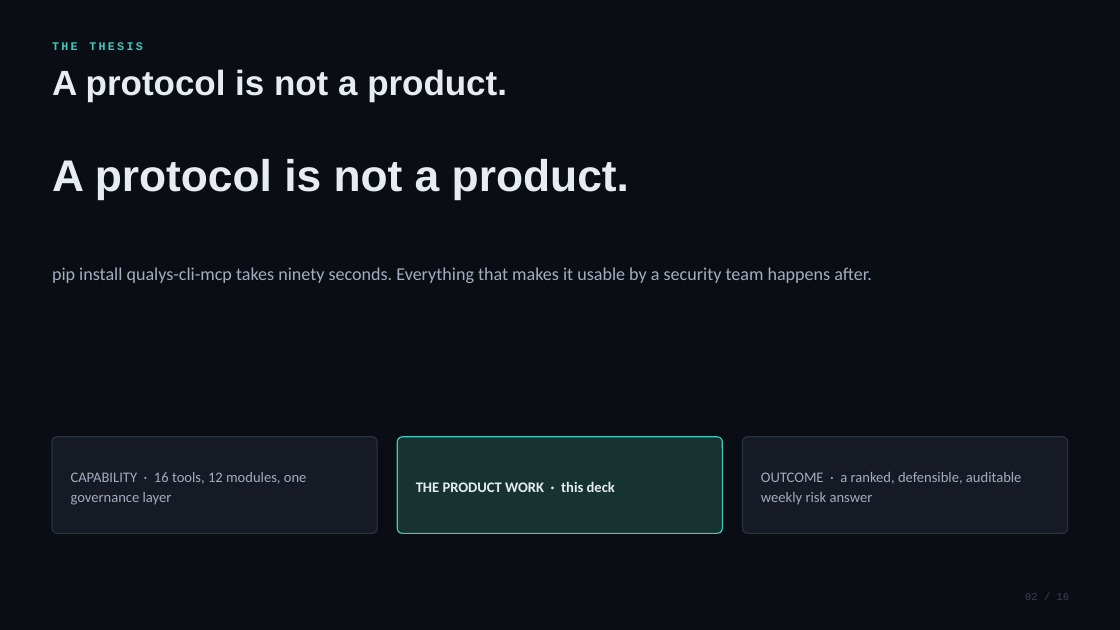
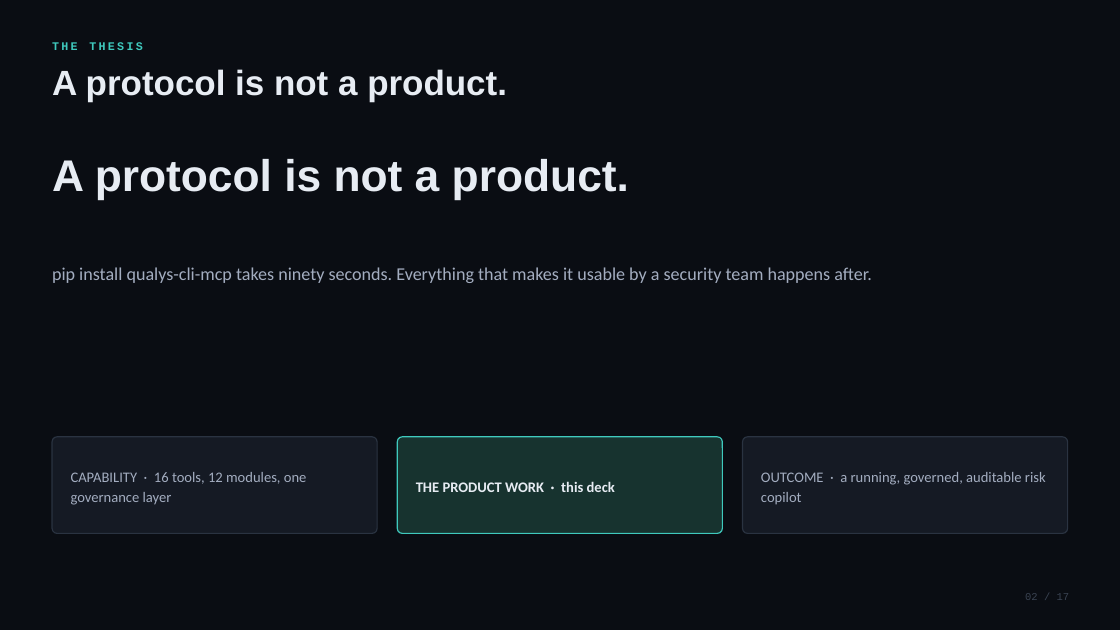
Before and after one commit to mayukhg/qualys-mcp-app, a slide deck: slide 2 of portfolio/risk-copilot-deck-tight.pptx. Drawn at 1120x630 pixels with LibreOffice and Linux fonts; fonts in the diff are those of the drawing. Boxes give left, top, right and bottom in pixels: in the first picture for what was removed or moved away, otherwise in the second. Text is boxed around its words. In the diff, an @@ line names an element or a change of style, - is before the commit and + after.

```diff
--- a/portfolio/risk-copilot-deck-tight.pptx
+++ b/portfolio/risk-copilot-deck-tight.pptx
@@ text at (761, 472, 1046, 505): text changed @@
-OUTCOME · a ranked, defensible, auditable weekly risk answer
+OUTCOME · a running, governed, auditable risk copilot
@@ text at (1025, 593, 1070, 600): text changed @@
-02 / 16
+02 / 17
```
Also in this commit, not shown: 12 other slides changed, 3 slides added, 2 slides removed, 7 other files.
